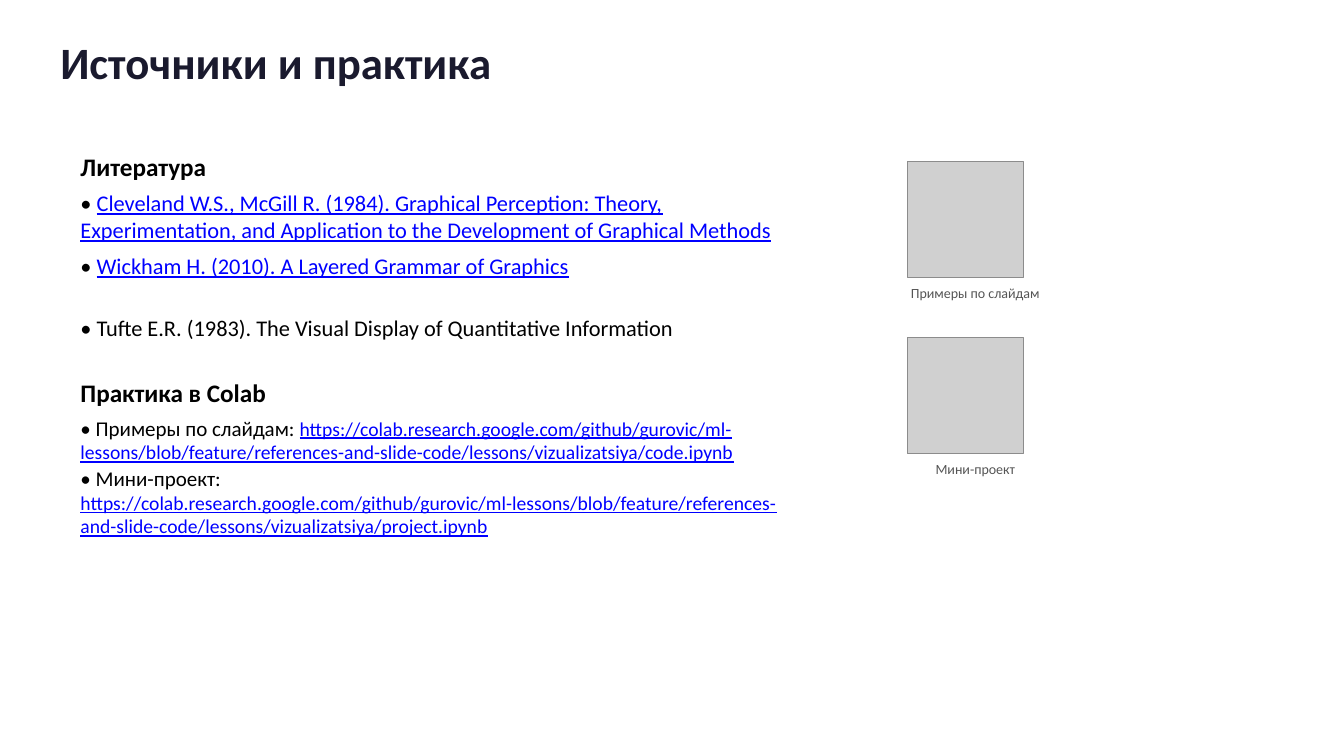
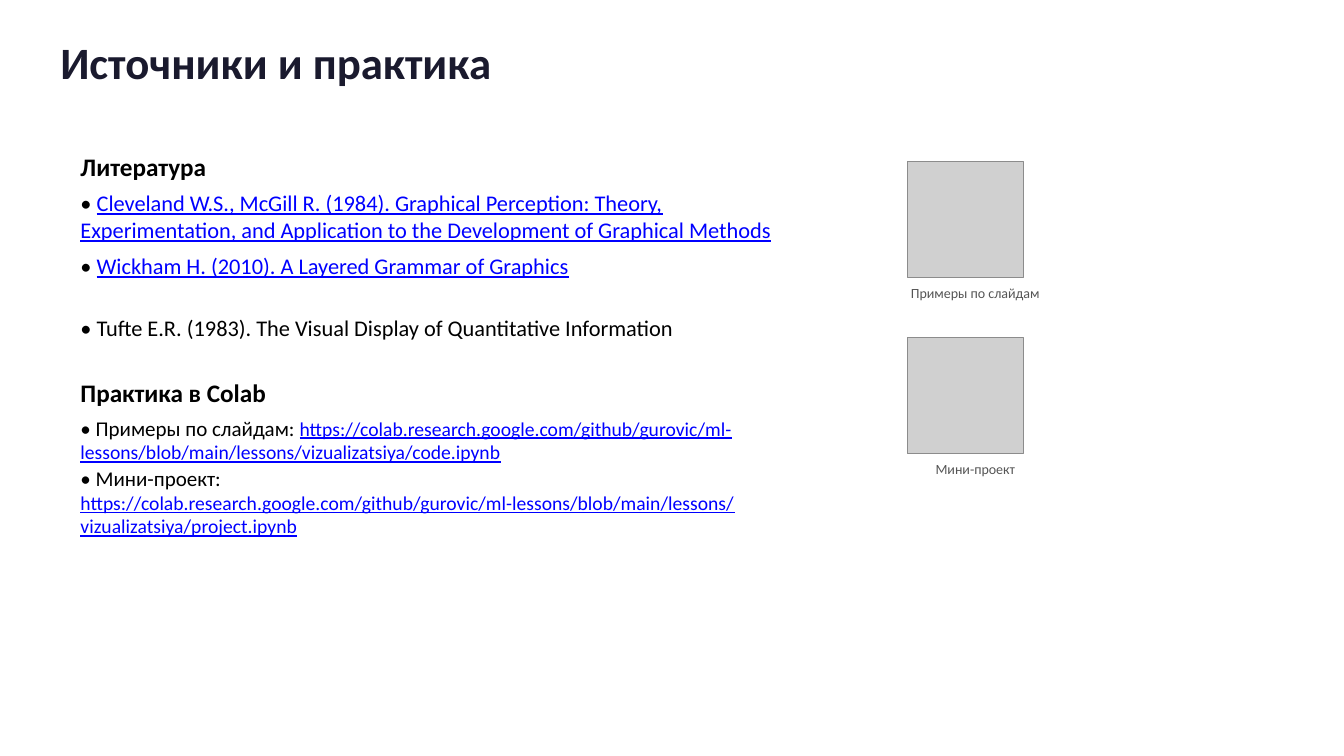
Before and after one commit to gurovic/ml-lessons, a slide deck: slide 19 of lessons/vizualizatsiya/presentation.pptx. Drawn at 1344x756 pixels with LibreOffice and Linux fonts; fonts in the diff are those of the drawing; grey boxes stand for pictures. Boxes give left, top, right and bottom in pixels: in the first picture for what was removed or moved away, otherwise in the second. Text is boxed around its words. In the diff, an @@ line names an element or a change of style, - is before the commit and + after.

```diff
--- a/lessons/vizualizatsiya/presentation.pptx
+++ b/lessons/vizualizatsiya/presentation.pptx
@@ text at [80,421,732,463]: text changed @@
-• Примеры по слайдам: https://colab.research.google.com/github/gurovic/ml-lessons/blob/feature/references-and-slide-code/lessons/vizualizatsiya/code.ipynb
+• Примеры по слайдам: https://colab.research.google.com/github/gurovic/ml-lessons/blob/main/lessons/vizualizatsiya/code.ipynb
@@ text at [80,472,733,537]: text changed @@
-• Мини-проект: https://colab.research.google.com/github/gurovic/ml-lessons/blob/feature/references-and-slide-code/lessons/vizualizatsiya/project.ipynb
+• Мини-проект: https://colab.research.google.com/github/gurovic/ml-lessons/blob/main/lessons/vizualizatsiya/project.ipynb
```
Also in this commit, not shown: 8 other files.
